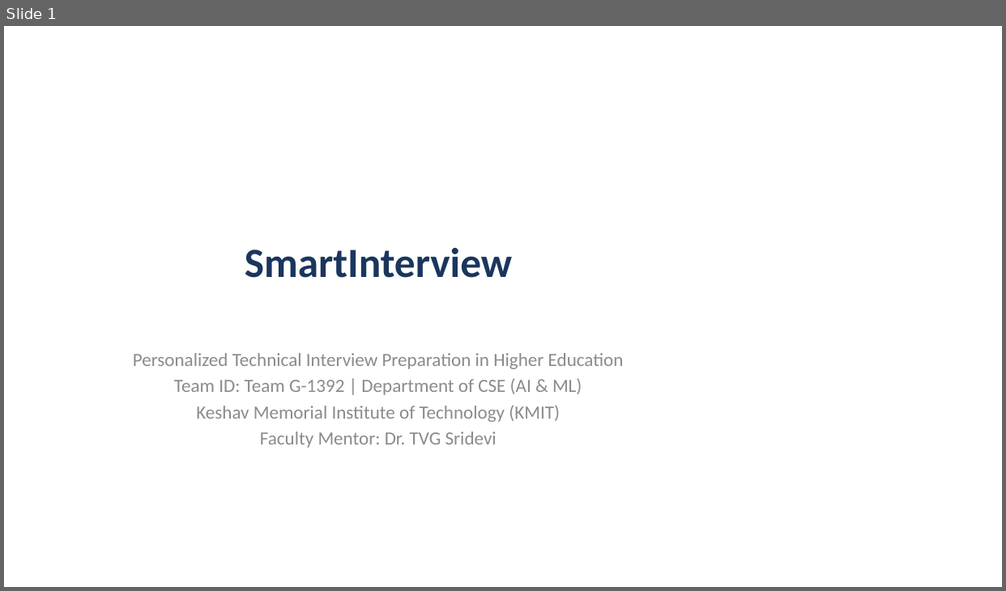
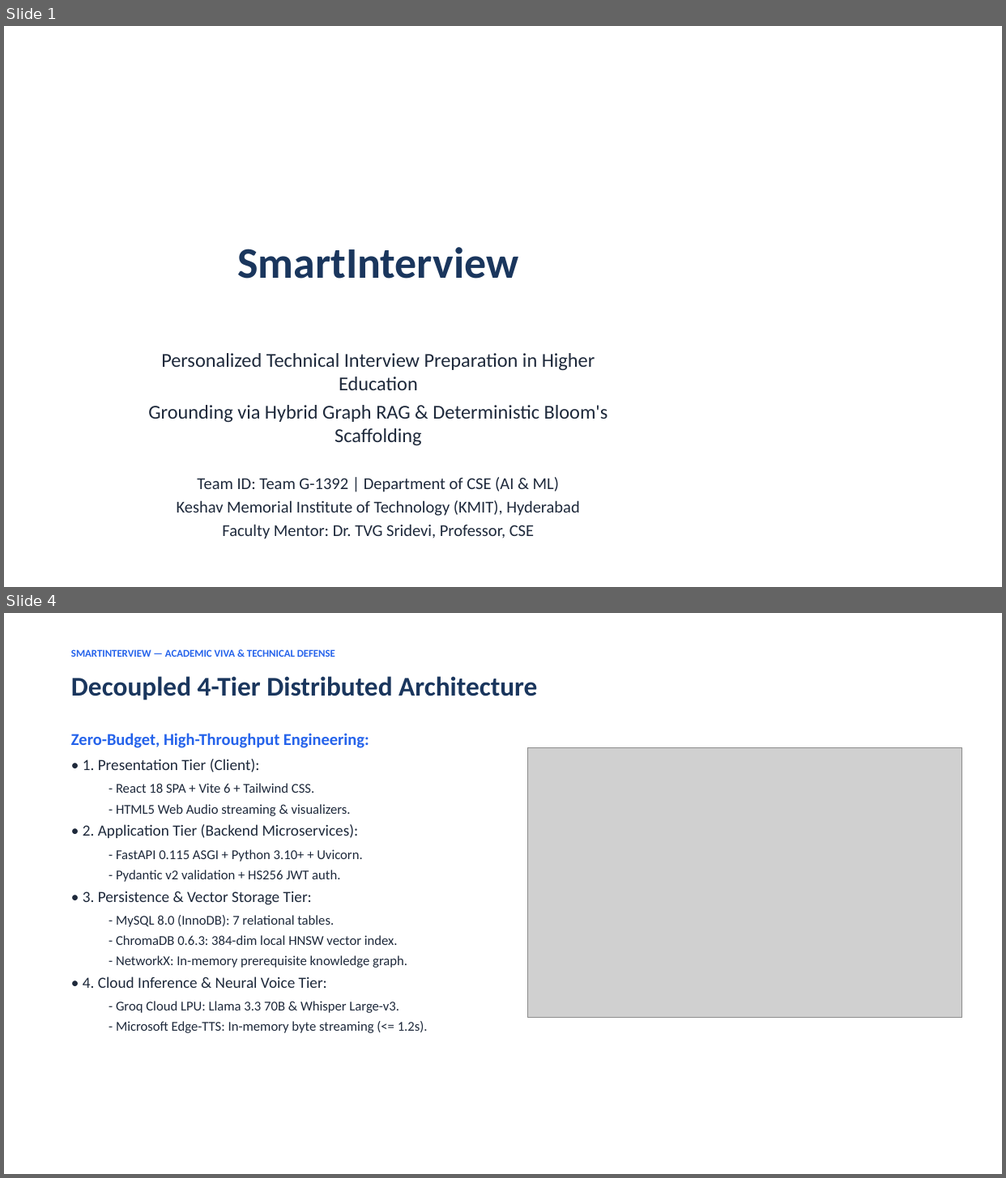
Before and after one commit to Ranith11/SmartInterview-team-main, a slide deck: SmartInterview_Deliverables/04_Presentation_and_Defense/SmartInterview_Project_Presentation.pptx. Shown one above the other, each under a label of ours: slide 1 before the commit, slides 1 and 4 after it; the slides between them are not shown. The pictures are 1006x591 and 1006x1178 pixels, drawn with LibreOffice and Linux fonts; fonts in the diff are those of the drawing; grey boxes stand for pictures. Boxes give left, top, right and bottom in pixels: in the first picture for what was removed or moved away, otherwise in the second. Text is boxed around its words. In the diff, an @@ line names an element or a change of style, - is before the commit and + after.

Commit message:
docs: complete synchronization of SRS, PPT, Research Paper, Master Encyclopedia, and deliverables with embedded diagrams, screenshots, and 355-test matrix

```diff
--- a/SmartInterview_Deliverables/04_Presentation_and_Defense/SmartInterview_Project_Presentation.pptx
+++ b/SmartInterview_Deliverables/04_Presentation_and_Defense/SmartInterview_Project_Presentation.pptx
@@ slide 4 added at <box>4,613,1002,1174</box>, background #FFFFFF @@
@@ text added at <box>71,649,335,657</box>, 10 pt, text #2563EB, bold @@
+SMARTINTERVIEW — ACADEMIC VIVA & TECHNICAL DEFENSE
@@ text added at <box>71,676,537,700</box>, 26 pt, text #1A365D, bold @@
+Decoupled 4-Tier Distributed Architecture
@@ text added at <box>71,733,428,1033</box>, 13 pt, text #1E293B @@
+Zero-Budget, High-Throughput Engineering:
+• 1. Presentation Tier (Client):
+  - React 18 SPA + Vite 6 + Tailwind CSS.
+  - HTML5 Web Audio streaming & visualizers.
+• 2. Application Tier (Backend Microservices):
+  - FastAPI 0.115 ASGI + Python 3.10+ + Uvicorn.
+  - Pydantic v2 validation + HS256 JWT auth.
+• 3. Persistence & Vector Storage Tier:
+  - MySQL 8.0 (InnoDB): 7 relational tables.
+  - ChromaDB 0.6.3: 384-dim local HNSW vector index.
+  - NetworkX: In-memory prerequisite knowledge graph.
+• 4. Cloud Inference & Neural Voice Tier:
+  - Groq Cloud LPU: Llama 3.3 70B & Whisper Large-v3.
+  - Microsoft Edge-TTS: In-memory byte streaming (<= 1.2s).
@@ picture added at <box>528,747,962,1018</box> @@
@@ slide 1 changed as well @@
@@ title "SmartInterview" at <box>237,247,518,279</box>: size 40 to 42 pt @@
@@ subtitle at <box>161,353,595,493</box>: size 18 to 19 pt in "Personalized Technical Interview Preparation in Higher Educa ..."; text colour #8C8C8C to #1E293B in "Personalized Technical Interview Preparation in Higher Educa ...", "Team ID: Team G-1392 | Department of ..."; size 18 to 16 pt in "Team ID: Team G-1392 | Department of ..." @@
@@ subtitle at <box>148,405,608,446</box>: paragraph added @@
+Grounding via Hybrid Graph RAG & Deterministic Bloom's Scaffolding
@@ subtitle at <box>177,501,580,540</box>: text changed; size 18 to 16 pt; text colour #8C8C8C to #1E293B @@
-Keshav Memorial Institute of Technology (KMIT)
-Faculty Mentor: Dr. TVG Sridevi
+Keshav Memorial Institute of Technology (KMIT), Hyderabad
+Faculty Mentor: Dr. TVG Sridevi, Professor, CSE
```
Also in this commit, not shown: 1 other slide changed, 11 other slides added, 9 slides removed, 26 other files.
